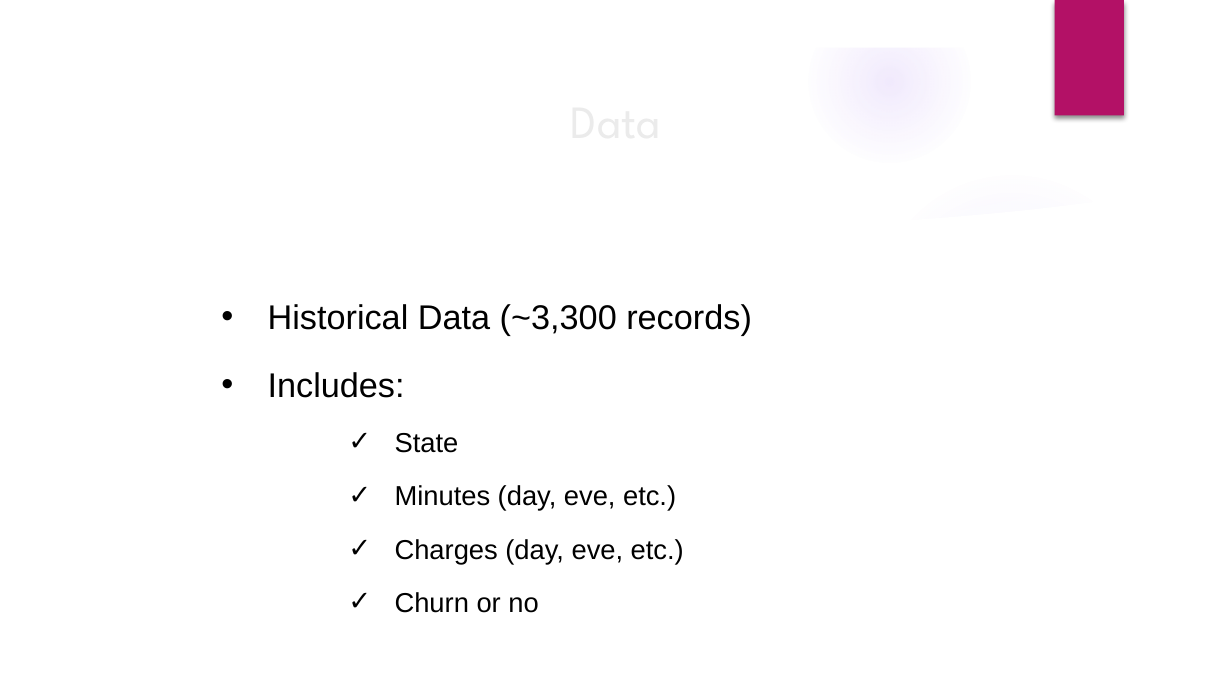
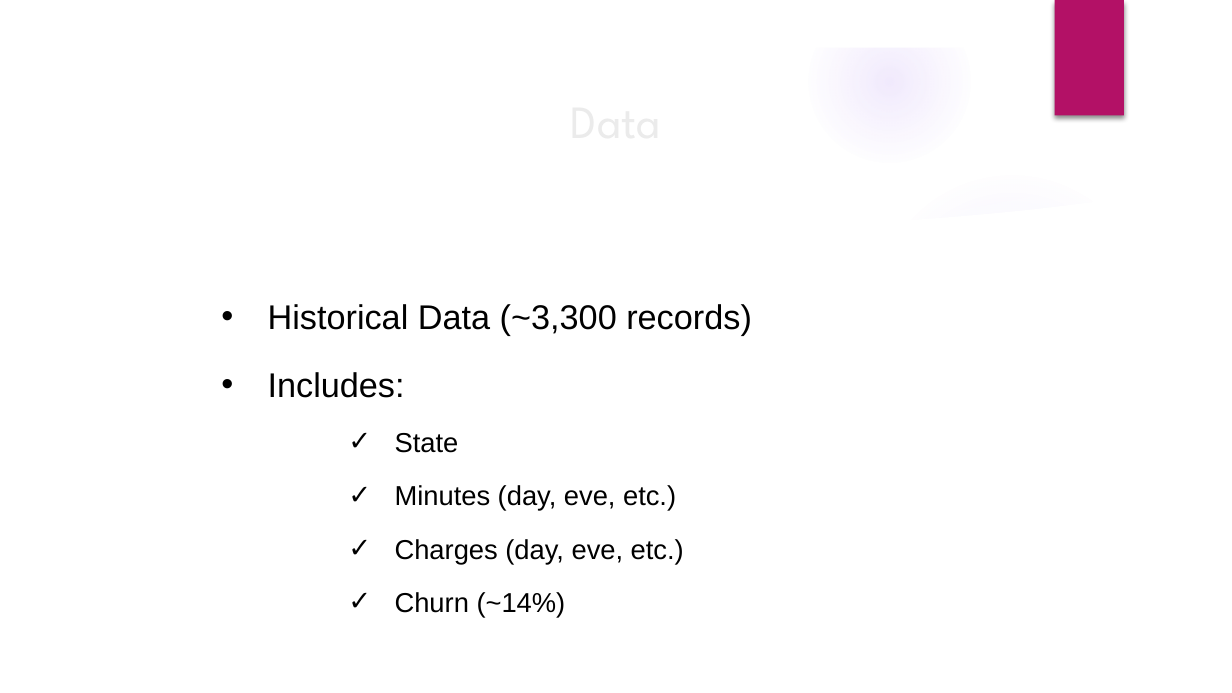
Before and after one commit to AliRampur/Phase-3-Project, a slide deck: slide 4 of Phase 3 Presentation.pptx. Drawn at 1232x693 pixels with LibreOffice and Linux fonts; fonts in the diff are those of the drawing; background and template pictures are left out. Boxes give left, top, right and bottom in pixels: in the first picture for what was removed or moved away, otherwise in the second. Text is boxed around its words. In the diff, an @@ line names an element or a change of style, - is before the commit and + after.

```diff
--- a/Phase 3 Presentation.pptx
+++ b/Phase 3 Presentation.pptx
@@ text at (395, 592, 566, 618): text changed @@
-      ✓ Churn or no
+      ✓ Churn (~14%)
```
Also in this commit, not shown: 4 other slides changed, 2 other files.
